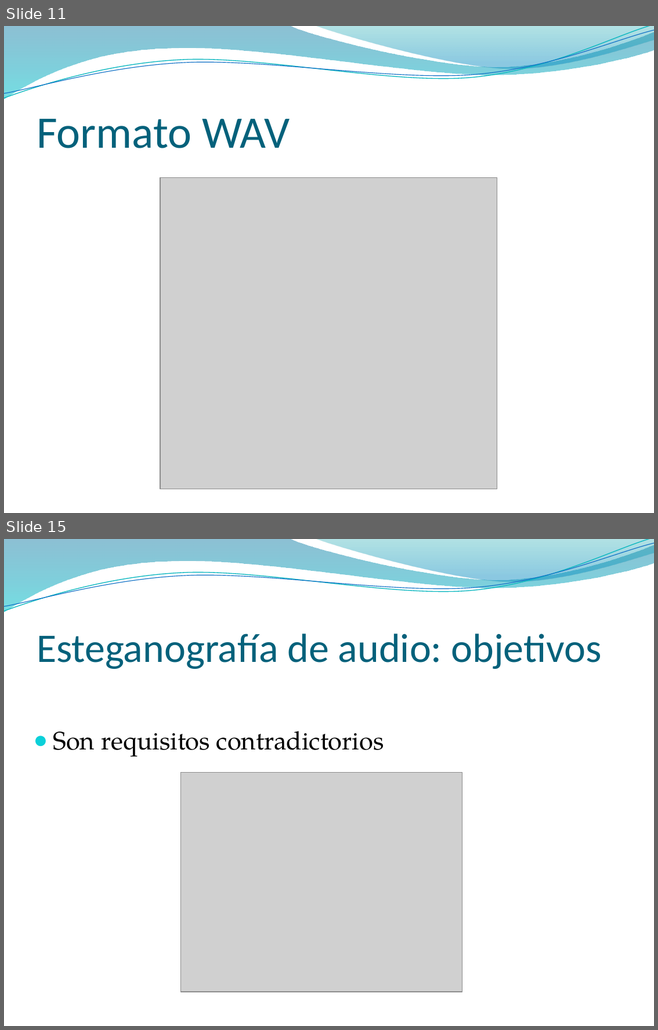
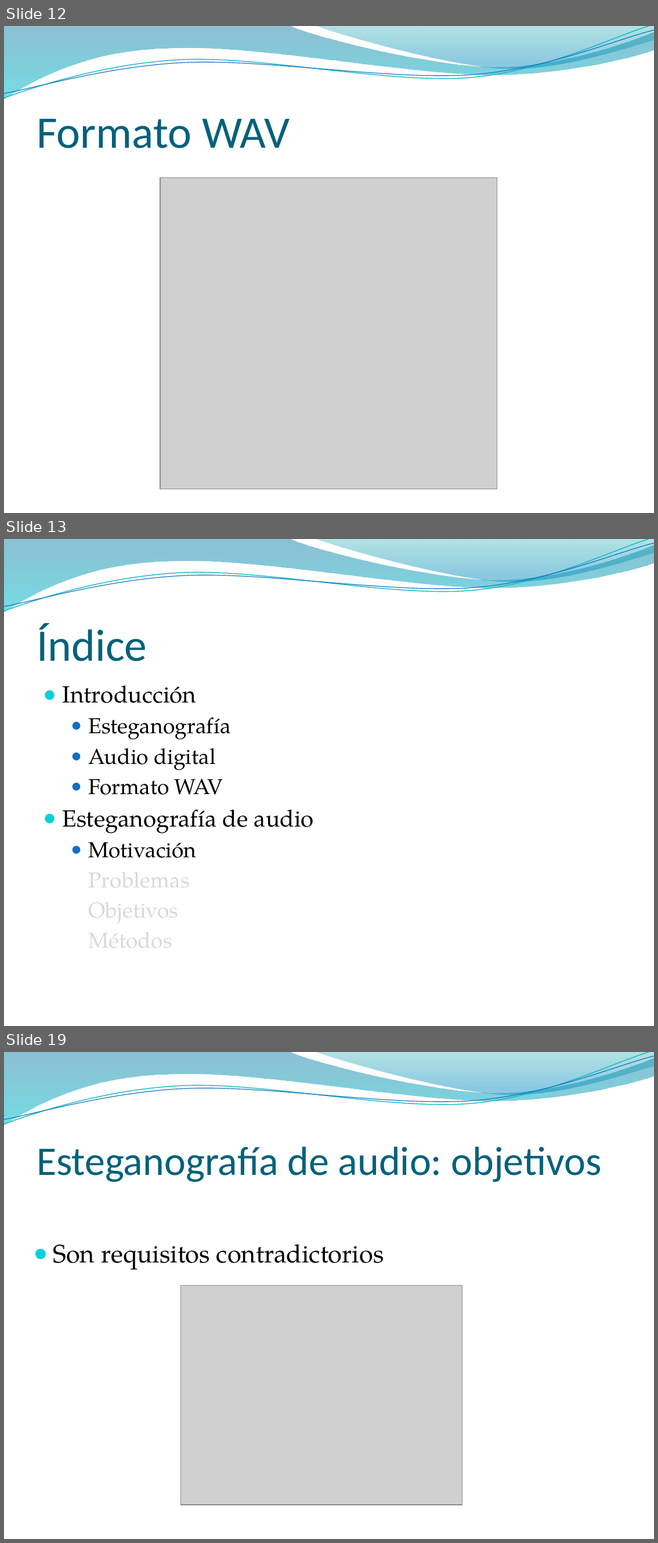
Before and after one commit to pasruiben/esteganografia-criptografia, a slide deck: doc/Ocultar datos en archivos de sonido.pptx. Shown one above the other, each under a label of ours: slides 11 and 15 before the commit, slides 12, 13 and 19 after it; the slides between them are not shown. The pictures are 658x1030 and 658x1543 pixels, drawn with LibreOffice and Linux fonts; fonts in the diff are those of the drawing; grey boxes stand for pictures; background and template pictures are left out. Boxes give left, top, right and bottom in pixels: in the first picture for what was removed or moved away, otherwise in the second. Text is boxed around its words. In the diff, an @@ line names an element or a change of style, - is before the commit and + after.

```diff
--- a/doc/Ocultar datos en archivos de sonido.pptx
+++ b/doc/Ocultar datos en archivos de sonido.pptx
@@ slide 13 added at (4, 539, 654, 1026), background picture (left out); not listed: 4 template elements that a slide beside it also shows @@
@@ title added at (36, 624, 147, 661), 50 pt, text #04617B @@
+Índice
@@ text added at (63, 685, 314, 958), 24 pt, text #000000 @@
+● Introducción
+  ● Esteganografía
+  ● Audio digital
+  ● Formato WAV
+● Esteganografía de audio
+  ● Motivación
+  Problemas
+  Objetivos
+  Métodos
@@ what was slide 11 is now slide 12 @@
@@ what was slide 15 is now slide 19 @@
```
Also in this commit, not shown: 7 slides changed, 11 other slides added, 2 slides removed.
